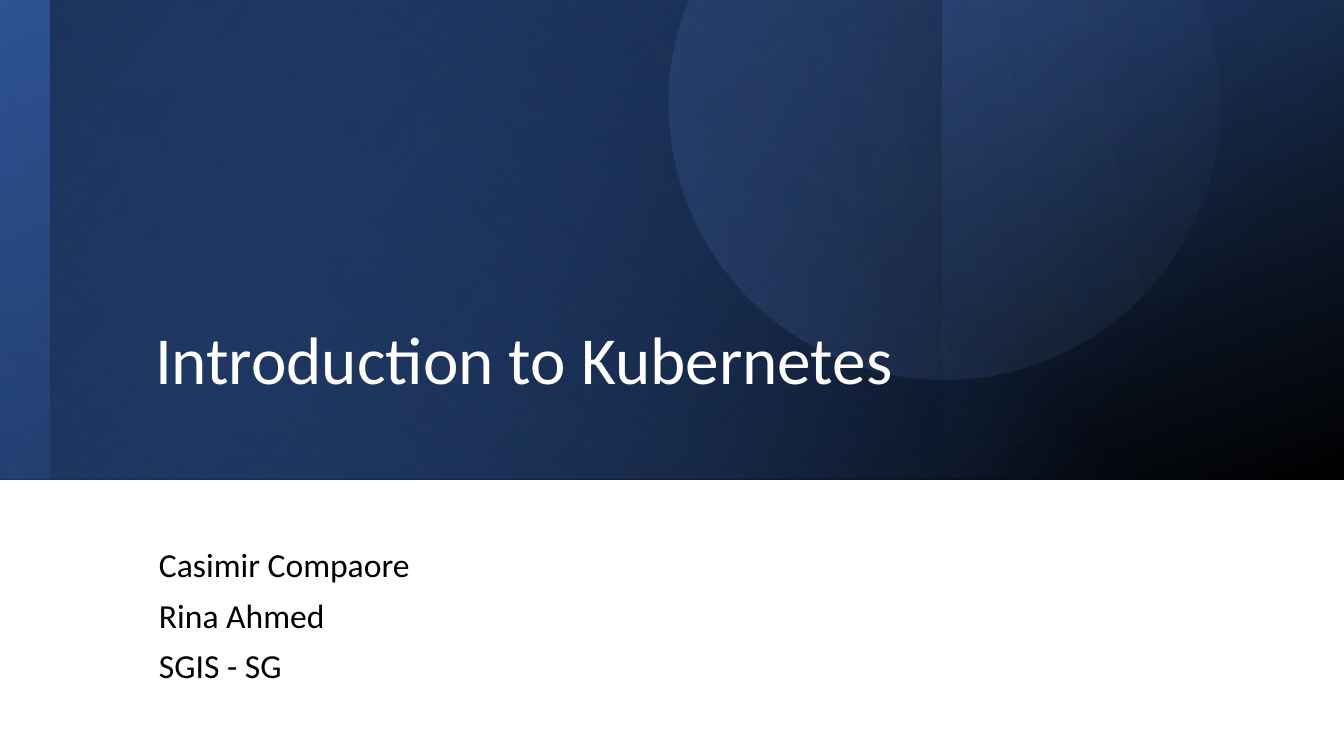
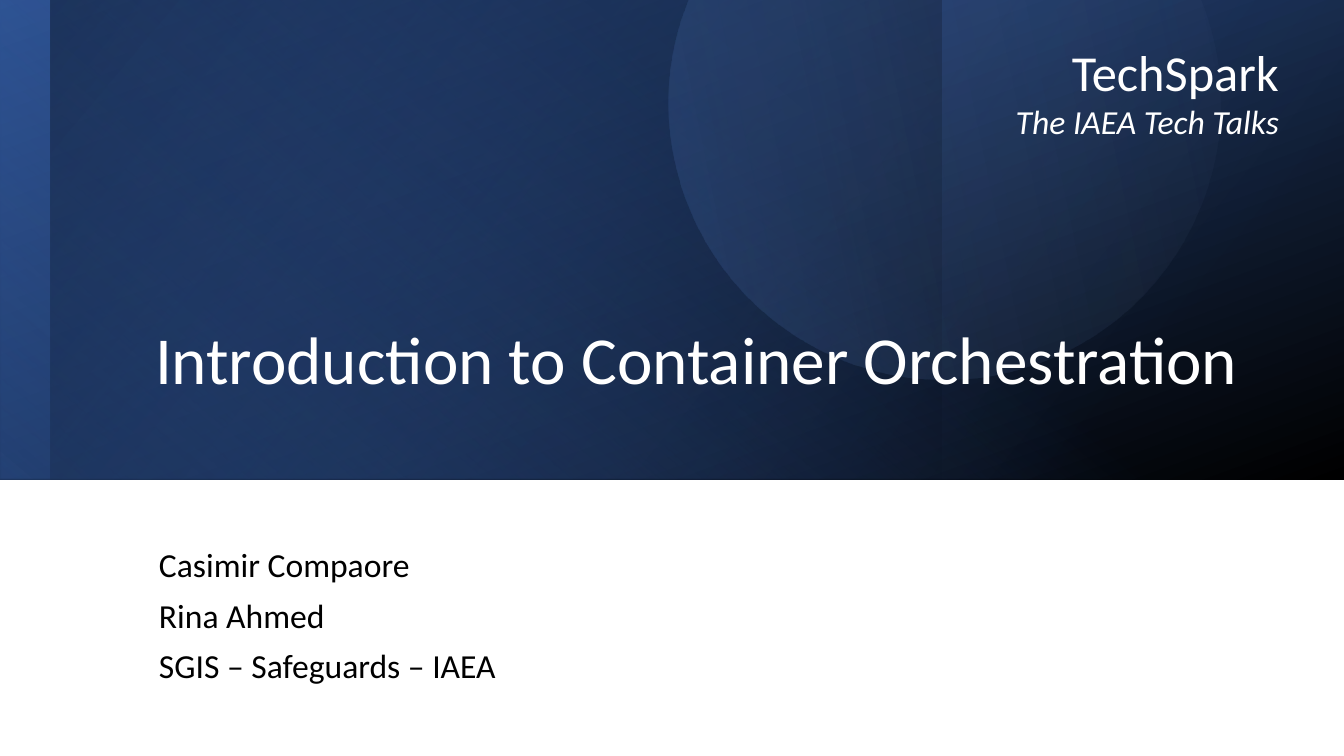
Before and after one commit to casimiri/k8stech, a slide deck: slide 1 of slides/Introduction to Kubernetes.pptx. Drawn at 1344x756 pixels with LibreOffice and Linux fonts; fonts in the diff are those of the drawing. Boxes give left, top, right and bottom in pixels: in the first picture for what was removed or moved away, otherwise in the second. Text is boxed around its words. In the diff, an @@ line names an element or a change of style, - is before the commit and + after.

```diff
--- a/slides/Introduction to Kubernetes.pptx
+++ b/slides/Introduction to Kubernetes.pptx
@@ text added at box(1016, 56, 1279, 135), 24 pt, text #FFFFFF, italic @@
+TechSpark
+The IAEA Tech Talks
@@ title at box(155, 337, 1238, 385): text changed @@
-Introduction to Kubernetes
+Introduction to Container Orchestration
@@ subtitle at box(159, 654, 495, 684): text changed @@
-SGIS - SG
+SGIS – Safeguards – IAEA
```
Also in this commit, not shown: 3 other slides changed.
